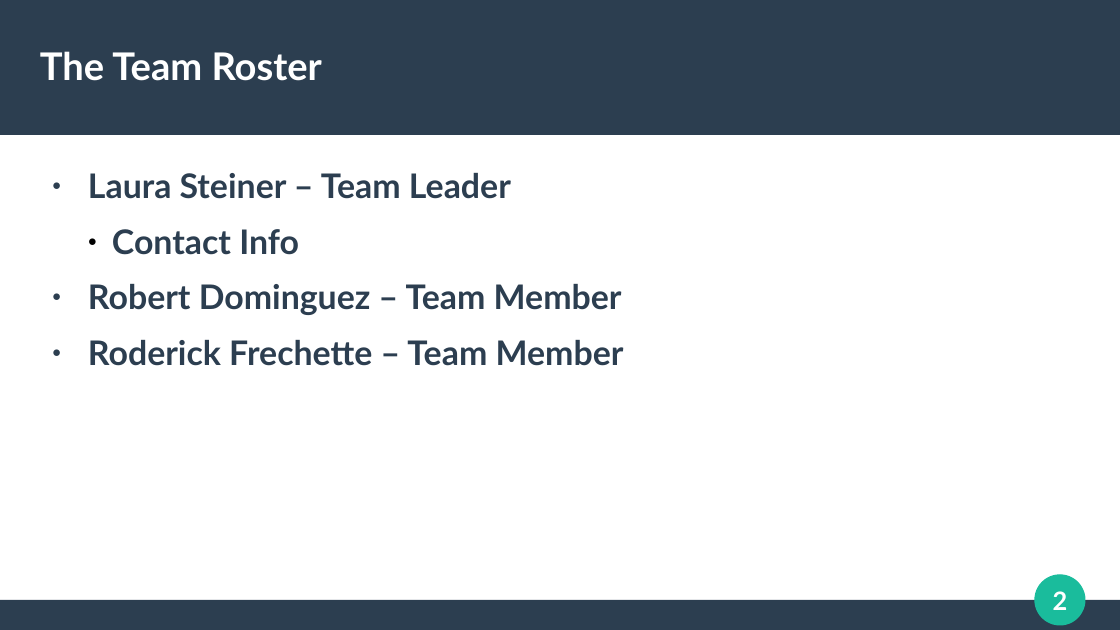
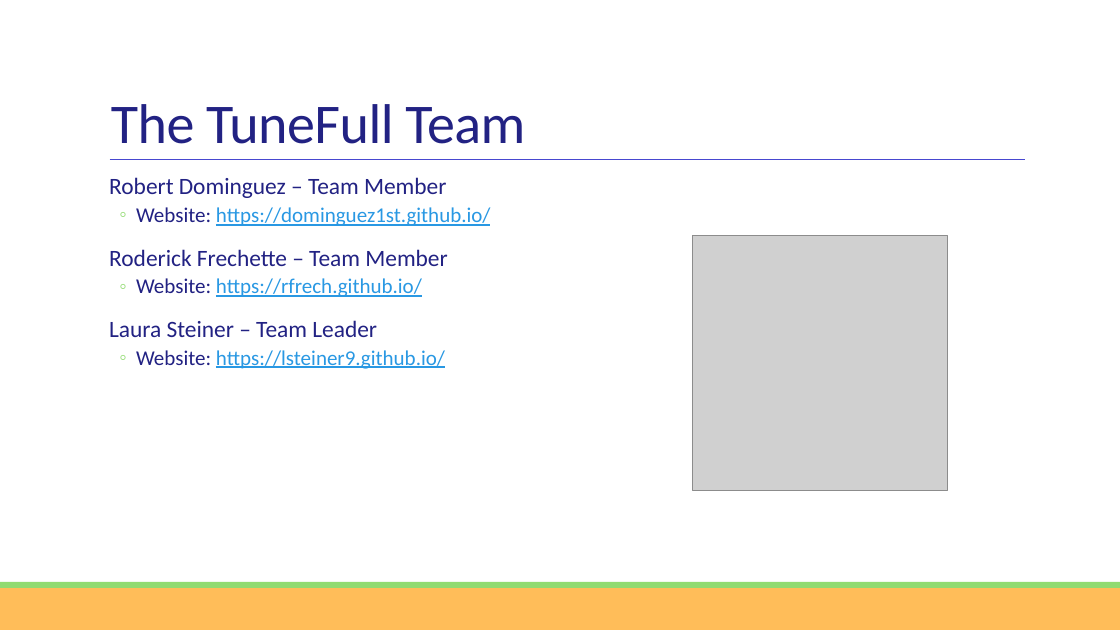
Before and after one commit to tunefull/tunefull.github.io, a slide deck: slide 2 of docs/presentation/tunefull-presentation-power-point.pptx. Drawn at 1120x630 pixels with LibreOffice and Linux fonts; fonts in the diff are those of the drawing; grey boxes stand for pictures. Boxes give left, top, right and bottom in pixels: in the first picture for what was removed or moved away, otherwise in the second. Text is boxed around its words. In the diff, an @@ line names an element or a change of style, - is before the commit and + after.

```diff
--- a/docs/presentation/tunefull-presentation-power-point.pptx
+++ b/docs/presentation/tunefull-presentation-power-point.pptx
@@ rectangle removed at [0, 0, 1120, 135] @@
@@ title "The TuneFull Team" at [111, 104, 525, 144]: vertical alignment middle to bottom @@
@@ title at [111, 104, 525, 144]: text changed; size 27 to 39.7 pt; font Lato to Calibri; text colour #FFFFFF to #222283; bold off @@
-The Team Roster
+The TuneFull Team
@@ text removed at [88, 173, 624, 366] @@
-● Laura Steiner – Team Leader
-    ● Contact Info
-● Robert Dominguez – Team Member
-● Roderick Frechette – Team Member
@@ text added at [109, 177, 491, 369], 14.9 pt, text #222283 @@
+  Robert Dominguez – Team Member
+  ◦ Website: https://dominguez1st.github.io/
+  Roderick Frechette – Team Member
+  ◦ Website: https://rfrech.github.io/
+  Laura Steiner – Team Leader
+  ◦ Website: https://lsteiner9.github.io/
@@ line added from (110, 160) to (1025, 160), #4848D0 0.5 pt @@
@@ picture added at [693, 236, 948, 491] @@
@@ rectangle: place and size @@
-rectangle at [0, 601, 1120, 630]
+rectangle at [0, 588, 1120, 630]
@@ rectangle at [0, 588, 1120, 630]: fill #2C3E50 to #FFBD59 @@
@@ rectangle added at [0, 582, 1120, 588], fill #91DB71 @@
@@ ellipse removed at [1036, 575, 1085, 625] @@
@@ page number removed at [1053, 591, 1068, 610] @@
-2
```
Also in this commit, not shown: 3 other slides changed, 7 slides added, 7 slides removed, 2 other files.
